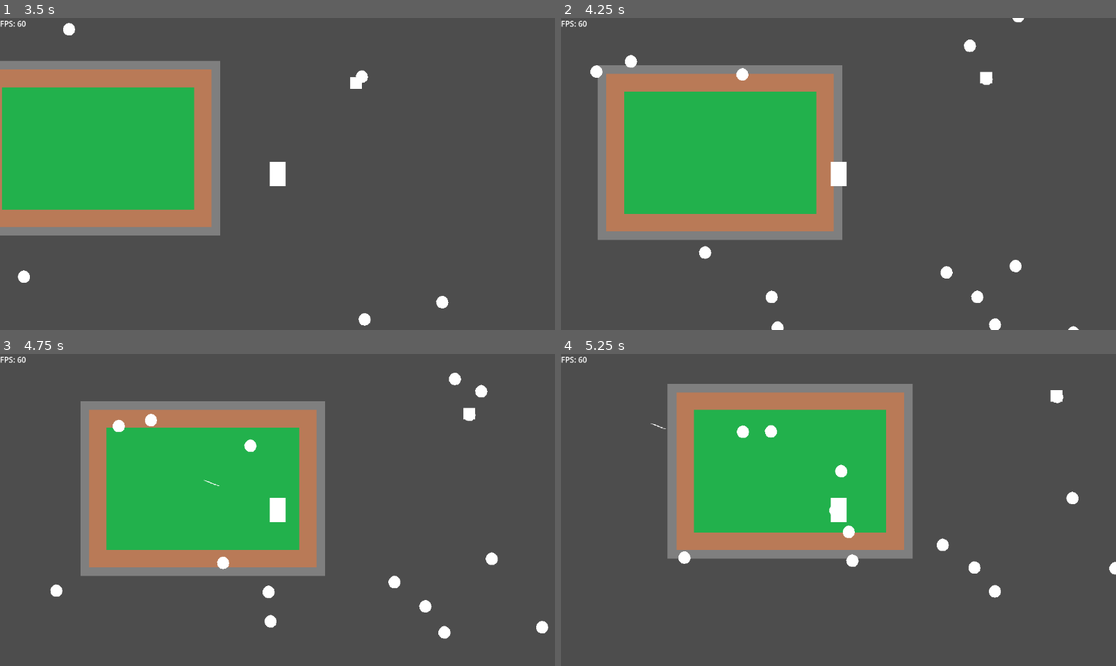
Above: before the commit, frames 1-4 (two rows, left to right).
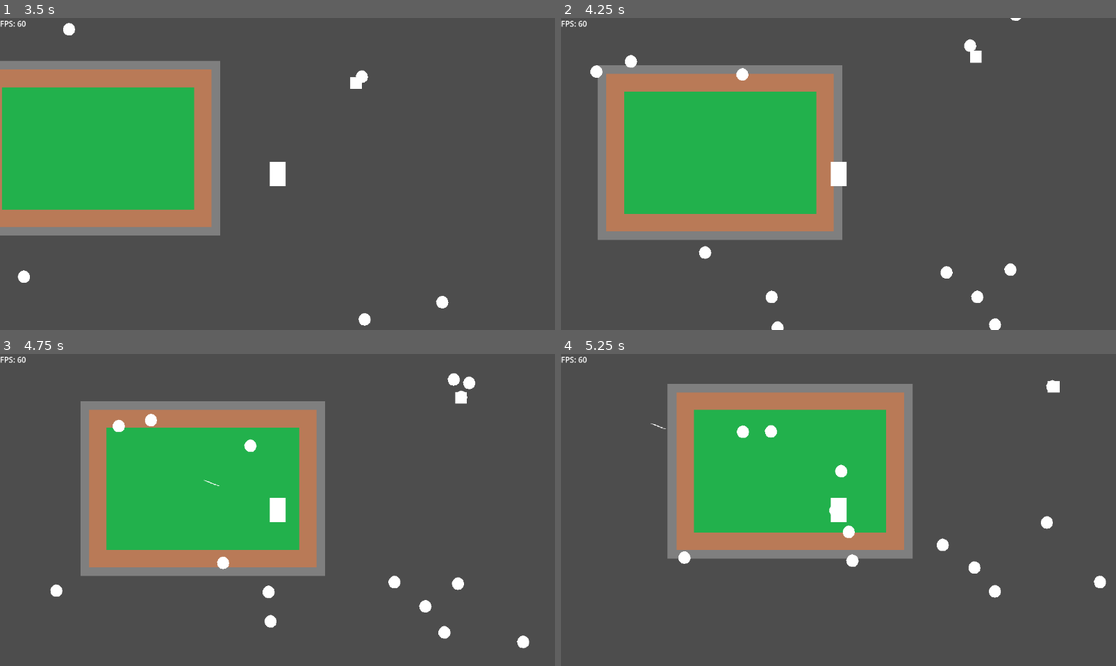
Above: after the commit, the same moments.

Repository: buloz/ld55
Game: Godot game, scene res://Scenes/Debug/DebugScene.tscn
Same seed, same stepped clock (60 frames per second), same inputs: the game is played once before the commit and once after it.
Inputs (mouse positions are in pixels of both pictures, inside the frame that each line leads up to):
- Up to frame 1 (3.5 s): tap Enter (ui_accept) at 0.5, 0.77, 1.52, 3.02 s; move the mouse to (399, 158) at 0.52 s; press the mouse at (399, 158) at 0.53 s; hold D (move_right) 0.53-1.28 s; move the mouse to (166, 189) at 1.27 s; release the mouse at (166, 189) at 1.28 s; hold S (move_down) 1.28-2.03 s; right-click (166, 189) at 1.35 s; move the mouse to (333, 105) at 2.02 s; hold D (move_right) 2.03-2.78 s; tap E (test) at 2.1 s; move the mouse to (249, 236) at 2.77 s; hold W (move_up) from 2.78 s (still down); tap Space at 2.85 s
- Up to frame 2 (4.25 s): move the mouse to (1005, 220) at 3.52 s; release W (move_up) at 3.53 s; hold A (move_left) from 3.53 s (still down); tap R at 3.6 s; tap Enter (ui_accept) at 3.77 s
- Up to frame 3 (4.75 s): keep holding A (move_left); move the mouse to (111, 463) at 4.27 s; click (111, 463) at 4.35 s; tap Enter (ui_accept) at 4.52 s
- Up to frame 4 (5.25 s): move the mouse to (866, 510) at 5.02 s; release A (move_left) at 5.03 s; hold S (move_down) from 5.03 s (still down); right-click (866, 510) at 5.1 s

Frame 1 is identical in both runs. In frame 2, 0.3% of the frame differs, in the area x 72-94%, y 0-100%; in frame 3, 0.6%, in the area x 80-99%, y 6-95%; in frame 4, 0.4%.
Error before the commit: Cannot call method 'instantiate' on a null value. (res://Scenes/Player/Player.gd:63)

Commit message:
[cleanup] attack folder

Diff:
--- a/Projet/Scenes/Blast/Blast.tscn
+++ b/Projet/Scenes/Attacks/Blast/Blast.tscn
@@ -1,13 +1,14 @@
 [gd_scene load_steps=4 format=3 uid="uid://3y8njbt42ijg"]
 
-[ext_resource type="Script" path="res://Scenes/Blast/Blast.gd" id="1_m67x6"]
-[ext_resource type="PackedScene" uid="uid://blc1sjka6ahc6" path="res://Scenes/Component/attackComponent.tscn" id="2_jjcim"]
+[ext_resource type="Script" path="res://Scenes/Attacks/Blast/Blast.gd" id="1_axrgp"]
+[ext_resource type="PackedScene" uid="uid://blc1sjka6ahc6" path="res://Scenes/Component/attackComponent.tscn" id="2_l6w4f"]
 
 [sub_resource type="CircleShape2D" id="CircleShape2D_5147m"]
 
 [node name="Blast" type="Area2D" node_paths=PackedStringArray("attack")]
 collision_mask = 2
-script = ExtResource("1_m67x6")
+
+script = ExtResource("1_axrgp")
 targetRadius = 150.0
 offsetRadius = 100.0
 travelTime = 0.5
--- a/Projet/Scenes/Projectile/projectile.tscn
+++ b/Projet/Scenes/Attacks/Projectile/projectile.tscn
@@ -1,18 +1,18 @@
 [gd_scene load_steps=3 format=3 uid="uid://cev6kffqmrxuq"]
 
-[ext_resource type="Script" path="res://Scenes/Projectile/projectile.gd" id="1_iofra"]
-[ext_resource type="PackedScene" uid="uid://blc1sjka6ahc6" path="res://Scenes/Component/attackComponent.tscn" id="2_o4ryo"]
+[ext_resource type="Script" path="res://Scenes/Attacks/Projectile/projectile.gd" id="1_5dd7b"]
+[ext_resource type="PackedScene" uid="uid://blc1sjka6ahc6" path="res://Scenes/Component/attackComponent.tscn" id="2_pu6d6"]
 
 [node name="Projectile" type="Area2D" node_paths=PackedStringArray("attack")]
 collision_layer = 0
 collision_mask = 2
-script = ExtResource("1_iofra")
+script = ExtResource("1_5dd7b")
 attack = NodePath("AttackComponent")
 speed = 1000.0
 
 [node name="CollisionShape2D" type="CollisionShape2D" parent="."]
 
-[node name="AttackComponent" parent="." instance=ExtResource("2_o4ryo")]
+[node name="AttackComponent" parent="." instance=ExtResource("2_pu6d6")]
 attack_damage = 2.0
 
 [node name="LifeSpan" type="Timer" parent="."]
--- a/Projet/Scenes/Component/NearestEnemyFinder.gd
+++ b/Projet/Scenes/Component/NearestEnemyFinder.gd
@@ -24,7 +24,7 @@
 		$Area2D.collision_mask <<= 1
 
 #TODO: Courir sur l'entité de la team ennemie la plus proche
-func _physics_process(delta):
+func _physics_process(_delta):
 
 	get_parent().hasTarget = false
 
--- a/Projet/Scenes/Debug/DebugScene.tscn
+++ b/Projet/Scenes/Debug/DebugScene.tscn
@@ -1,8 +1,9 @@
-[gd_scene load_steps=6 format=3 uid="uid://l2wvjjpnjul4"]
+[gd_scene load_steps=7 format=3 uid="uid://l2wvjjpnjul4"]
 
 [ext_resource type="Script" path="res://Scenes/Debug/DebugScene.gd" id="1_2lmlw"]
 [ext_resource type="PackedScene" uid="uid://y542tm5v30rt" path="res://Scenes/Map/Map.tscn" id="1_lfq0a"]
 [ext_resource type="PackedScene" uid="uid://b433p5ck6nm4g" path="res://Scenes/Player/Player.tscn" id="2_vo8i1"]
+[ext_resource type="PackedScene" uid="uid://m41t5ox7dpkj" path="res://Scenes/Attacks/Strike/Strike.tscn" id="4_iacae"]
 [ext_resource type="PackedScene" uid="uid://c07qpjoa0naiq" path="res://Scenes/Material/Material.tscn" id="4_j1540"]
 [ext_resource type="PackedScene" uid="uid://c4xat6u8vnn5l" path="res://Scenes/Spawner/MobSpawner/MobSpawner.tscn" id="4_r331g"]
 
@@ -14,6 +15,7 @@
 [node name="Player" parent="." instance=ExtResource("2_vo8i1")]
 position = Vector2(586, 373)
 collision_mask = 9
+strikeScene = ExtResource("4_iacae")
 
 [node name="Camera2D" type="Camera2D" parent="Player"]
 zoom = Vector2(0.605, 0.605)
Renamed: Projet/Scenes/Blast/Blast.gd -> Projet/Scenes/Attacks/Blast/Blast.gd
Not shown: 1 places in Projet/Scenes/Attacks/Blast/Blast.tscn that only renumber resources
Renamed: Projet/Scenes/Projectile/Arrow.tres -> Projet/Scenes/Attacks/Projectile/Arrow.tres
Renamed: Projet/Scenes/Projectile/projectile.gd -> Projet/Scenes/Attacks/Projectile/projectile.gd
